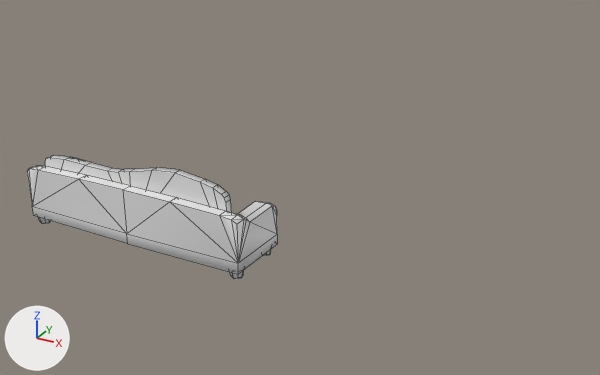
Renders of the Blender file art/models/props/alley_bench/alley_bench.blend from each side of a commit.
Camera for both pictures: a camera (50 mm lens) standing at (6.82, -8.09, 5.3) and looking at (1.92, 0.83, 0.84). Lighting does not change. The marker at lower left points along +X, +Y and +Z. The older version comes first. Mesh edges are drawn as thin lines.

The scene before the commit, as lines of its bpy script (objects in view):
```python
me_cube_002 = bpy.data.meshes.new('Cube.002')
me_cube_002.from_pydata(...)  # 213 vertices, 230 faces; spans x -1.77..1.77, y -1.01..1.0, z -0.02..1.25
me_cube_002.polygons.foreach_set('use_smooth', [True] * 230)
me_cube_002.materials.append(mat_material)  # its picture is missing
ob_alley_bench = bpy.data.objects.new('alley_bench', me_cube_002)
ob_alley_bench.location = (0.0, 0.0, 0.0)
ob_alley_bench.rotation_euler = (0.0, 0.0, -9.425)  # degrees (0, 0, 180)
ob_alley_bench.scale = (1.0, 0.487, 1.0)
```
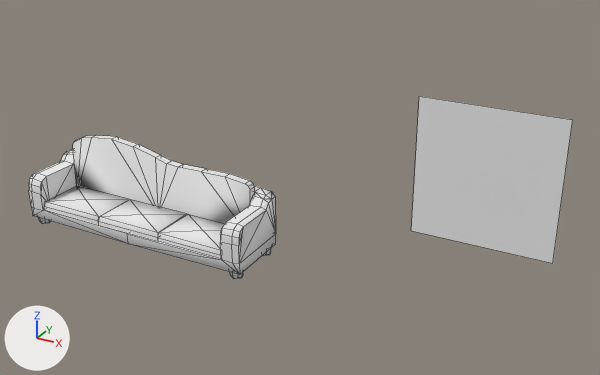
Commit message: Edited Alley Frame

Location of each change, [x1, y1, x2, y2] in pixels of the pictures (600 x 375 px):
```json
{"object": "alley_bench", "change": "turned", "before": [27, 155, 277, 279], "after": [28, 135, 276, 279]}
{"object": "Plane", "change": "added", "after": [411, 96, 573, 263]}
```

The change, as JSON lines over the scene's bpy script:
```json
{"op": "add", "block": "mat_material_001", "code": ["mat_material_001 = principled_material('Material.001')", "mat_material_001.base_color = (0.8, 0.8, 0.8)  # white #e7e7e7", "mat_material_001.roughness = 1.0"]}
{"op": "add", "block": "me_plane_001", "code": ["me_plane_001 = bpy.data.meshes.new('Plane.001')", "me_plane_001.from_pydata([(-1.0, -1.0, 0.0), (1.0, -1.0, 0.0), (-1.0, 1.0, 0.0), (1.0, 1.0, 0.0)], [], [(0, 1, 3, 2)])", "me_plane_001.materials.append(mat_material_001)  # its picture is missing"]}
{"op": "set", "path": "ob_alley_bench.rotation_euler", "old": "(0.0, 0.0, -9.425)", "new": "(0.0, 0.0, -6.283)", "note": "degrees (0, 0, 180) -> degrees (0, 0, -360)"}
{"op": "add", "block": "ob_plane", "code": ["ob_plane = bpy.data.objects.new('Plane', me_plane_001)", "ob_plane.location = (4.086, 1.997, 0.969)", "ob_plane.rotation_euler = (1.571, 0.0, 3.142)  # degrees (90, 0, 180)", "ob_plane.scale = (-1.0, 1.0, 1.0)"]}
```
